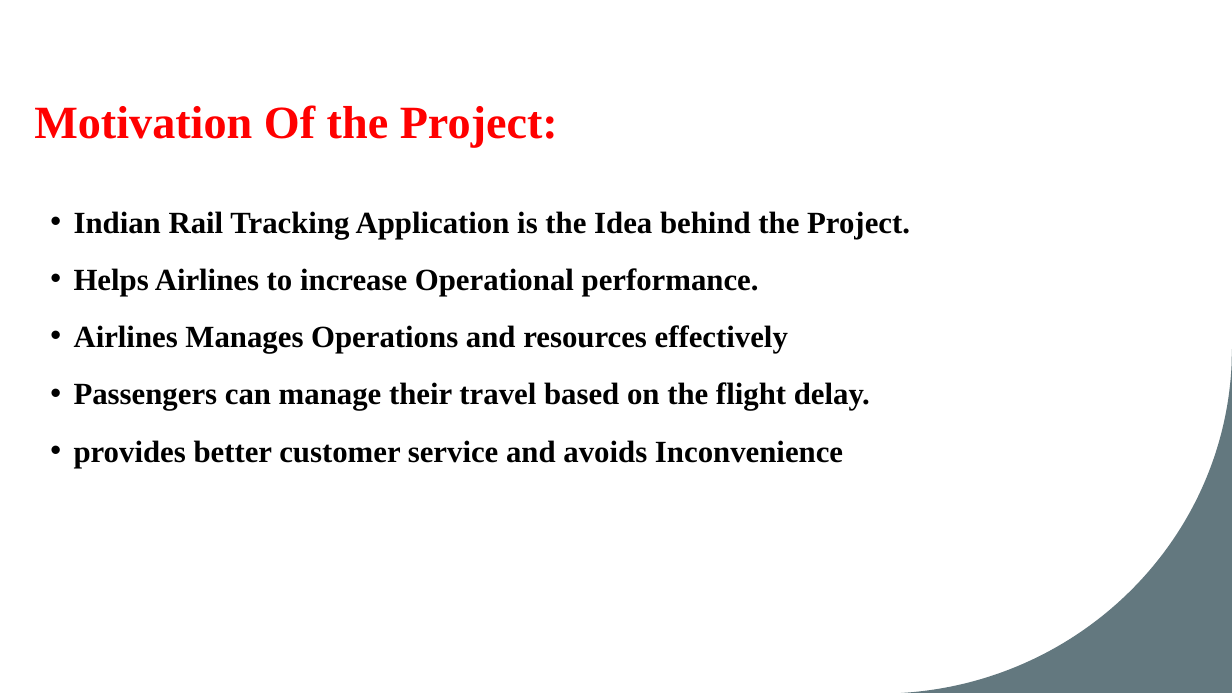
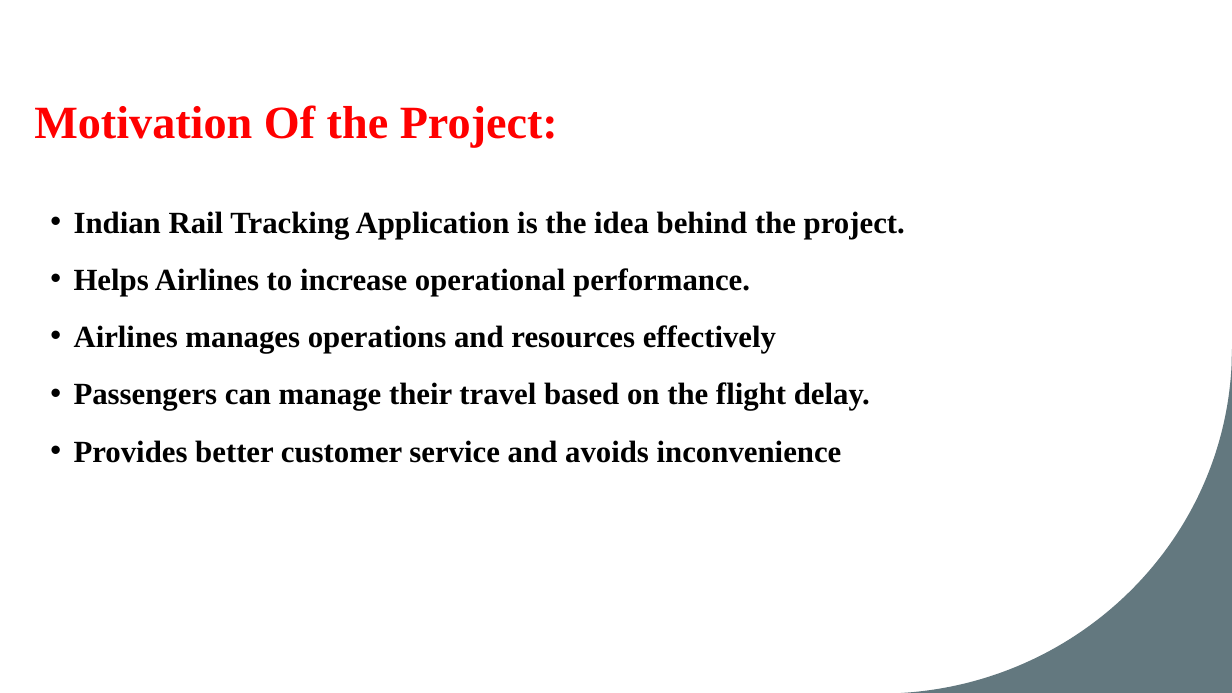
Before and after one commit to vinay-polanki/ATC_R_Project, a slide deck: slide 3 of Atc & Visualisation.pptx. Drawn at 1232x693 pixels with LibreOffice and Linux fonts; fonts in the diff are those of the drawing. Boxes give left, top, right and bottom in pixels: in the first picture for what was removed or moved away, otherwise in the second. Text is boxed around its words. In the diff, an @@ line names an element or a change of style, - is before the commit and + after.

```diff
--- a/Atc & Visualisation.pptx
+++ b/Atc & Visualisation.pptx
@@ text at (74,211,905,353): text changed @@
-• Indian Rail Tracking Application is the Idea behind the Project.
-• Helps Airlines to increase Operational performance.
-• Airlines Manages Operations and resources effectively
+• Indian Rail Tracking Application is the idea behind the project.
+• Helps Airlines to increase operational performance.
+• Airlines manages operations and resources effectively
@@ text at (74,440,842,463): text changed @@
-• provides better customer service and avoids Inconvenience
+• Provides better customer service and avoids inconvenience
```
Also in this commit, not shown: 7 other slides changed.
